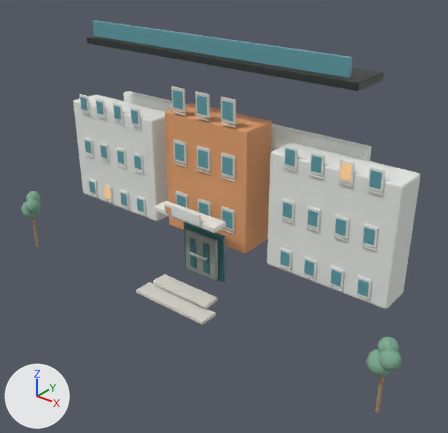
Two versions of the Blender file Assets/Blender/Sources/visma.blend, one commit apart.
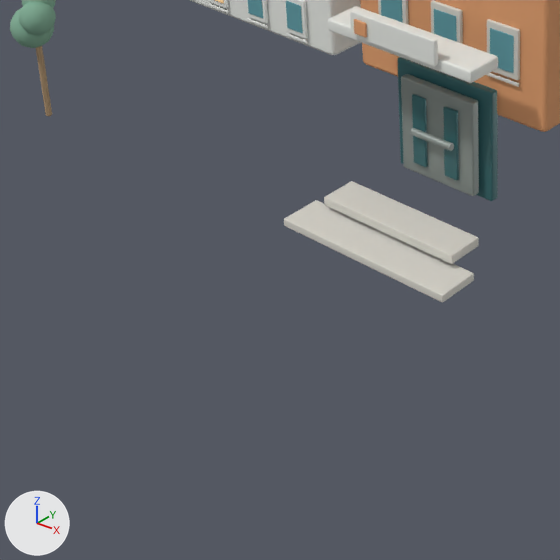
The first picture shows the older version from a 50 mm lens placed at (2.92, -3.58, 2.87), pointed at (0.27, -0.27, 0.82). The close-ups show the older and then the newer version on the part from 4% to 56% of the width and 46% to 100% of the height of that picture. Only the edits that show in the close-ups are written down. Arrows for +X, +Y and +Z are at lower left; the lights stay in place.

Names of what the first close-up shows: 'LM_Visma_CentralWindow_0_2_Frame', 'LM_Visma_CentralWindow_0_2_Glass', 'LM_Visma_EntranceCanopy', 'LM_Visma_EntranceDoor_Frame', 'LM_Visma_EntranceDoor_LeftGlass', 'LM_Visma_EntranceSteps_Lower', 'LM_Visma_EntranceSteps_Upper', 'LM_Visma_FrontTree_Left_Crown_A', 'LM_Visma_FrontTree_Left_Crown_B', 'LM_Visma_FrontTree_Left_Crown_C', 'LM_Visma_GlassEntrance_Recess', 'LM_Visma_LeftWing_Facade', 'LM_Visma_OrangeCentralVolume', 'LM_Visma_SignBoard', 'LM_Visma_SignMark' and 16 more.
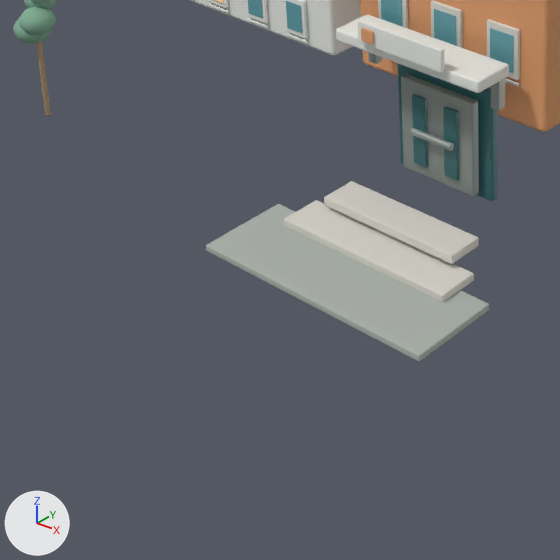
Diff of the bpy script that builds the scene:
```diff
--- a/Assets/Blender/Sources/visma.blend.py
+++ b/Assets/Blender/Sources/visma.blend.py
@@ ob_lm_visma_entrancecanopy @@
 ob_lm_visma_entrancecanopy.parent = ob_lm_visma_root
-ob_lm_visma_entrancecanopy.location = (0.0, -0.36, 0.78)
+ob_lm_visma_entrancecanopy.location = (0.0, -0.315, 0.73)
 _m = ob_lm_visma_entrancecanopy.modifiers.new('LM_Visma_EntranceCanopy_Bevel', 'BEVEL')
@@ ob_lm_visma_signboard @@
 ob_lm_visma_signboard.parent = ob_lm_visma_root
-ob_lm_visma_signboard.location = (0.0, -0.442, 0.83)
+ob_lm_visma_signboard.location = (0.0, -0.41, 0.79)
 _m = ob_lm_visma_signboard.modifiers.new('LM_Visma_SignBoard_Bevel', 'BEVEL')
@@ ob_lm_visma_signmark @@
 ob_lm_visma_signmark.parent = ob_lm_visma_root
-ob_lm_visma_signmark.location = (-0.13, -0.457, 0.83)
+ob_lm_visma_signmark.location = (-0.13, -0.425, 0.79)
 _m = ob_lm_visma_signmark.modifiers.new('LM_Visma_SignMark_Bevel', 'BEVEL')
@@ ob_lm_visma_fronttree_left_crown_a @@
 ob_lm_visma_fronttree_left_crown_a.parent = ob_lm_visma_fronttree_left
-ob_lm_visma_fronttree_left_crown_a.location = (-1.805, -0.58, 0.39)
+ob_lm_visma_fronttree_left_crown_a.location = (-1.81, -0.575, 0.38)
 _m = ob_lm_visma_fronttree_left_crown_a.modifiers.new('LM_Visma_FrontTree_Left_Crown_A_WeightedNormals', 'WEIGHTED_NORMAL')
@@ ob_lm_visma_fronttree_left_crown_b @@
 ob_lm_visma_fronttree_left_crown_b.parent = ob_lm_visma_fronttree_left
-ob_lm_visma_fronttree_left_crown_b.location = (-1.745, -0.59, 0.45)
+ob_lm_visma_fronttree_left_crown_b.location = (-1.74, -0.595, 0.44)
 _m = ob_lm_visma_fronttree_left_crown_b.modifiers.new('LM_Visma_FrontTree_Left_Crown_B_WeightedNormals', 'WEIGHTED_NORMAL')
@@ ob_lm_visma_fronttree_left_crown_c @@
 ob_lm_visma_fronttree_left_crown_c.parent = ob_lm_visma_fronttree_left
-ob_lm_visma_fronttree_left_crown_c.location = (-1.78, -0.55, 0.5)
+ob_lm_visma_fronttree_left_crown_c.location = (-1.785, -0.54, 0.5)
 _m = ob_lm_visma_fronttree_left_crown_c.modifiers.new('LM_Visma_FrontTree_Left_Crown_C_WeightedNormals', 'WEIGHTED_NORMAL')
@@ ob_lm_visma_fronttree_left_crown_d @@
+ob_lm_visma_fronttree_left_crown_d = bpy.data.objects.new('LM_Visma_FrontTree_Left_Crown_D', me_lm_visma_fronttree_left_crown_d_mesh)  # a UV sphere (10 segments, 8 rings, poles along z) spanning x -0.0499..0.0499, y -0.0525..0.0525, z -0.0409..0.0409; in mat_mat_grass (greyish green #81ad95); modifiers WEIGHTED_NORMAL
+ob_lm_visma_fronttree_left_crown_d.parent = ob_lm_visma_fronttree_left
+ob_lm_visma_fronttree_left_crown_d.location = (-1.75, -0.555, 0.54)
@@ ob_lm_visma_entrypaving @@
+ob_lm_visma_entrypaving = bpy.data.objects.new('LM_Visma_EntryPaving', me_lm_visma_entrypaving_mesh)  # a box spanning x -0.48..0.48, y -0.17..0.17, z -0.012..0.012; in mat_mat_stone (grey #adb5ad); modifiers BEVEL, WEIGHTED_NORMAL
+ob_lm_visma_entrypaving.parent = ob_lm_visma_root
+ob_lm_visma_entrypaving.location = (0.0, -0.72, 0.065)
@@ ob_lm_visma_canopywallbracket_right @@
+ob_lm_visma_canopywallbracket_right = bpy.data.objects.new('LM_Visma_CanopyWallBracket_Right', me_lm_visma_canopywallbracket_right_mesh)  # a box spanning x -0.018..0.018, y -0.018..0.018, z -0.075..0.075; in mat_mat_metal_mid (grey #959e99); modifiers BEVEL, WEIGHTED_NORMAL
+ob_lm_visma_canopywallbracket_right.parent = ob_lm_visma_root
+ob_lm_visma_canopywallbracket_right.location = (0.27, -0.245, 0.66)
@@ ob_lm_visma_canopywallbracket_left @@
+ob_lm_visma_canopywallbracket_left = bpy.data.objects.new('LM_Visma_CanopyWallBracket_Left', me_lm_visma_canopywallbracket_right_mesh.copy())  # modifiers BEVEL, WEIGHTED_NORMAL
+ob_lm_visma_canopywallbracket_left.parent = ob_lm_visma_root
+ob_lm_visma_canopywallbracket_left.location = (-0.27, -0.245, 0.66)
```

Where the change shows, as pixel boxes [x1, y1, x2, y2] in the close-ups (560 x 560 px):
'LM_Visma_EntryPaving', added: after [206, 204, 489, 362]
'LM_Visma_EntranceCanopy', moved: before [328, 6, 498, 83]; after [336, 15, 509, 93]
'LM_Visma_SignBoard', moved: before [350, 10, 438, 66]; after [357, 19, 445, 73]
'LM_Visma_FrontTree_Left_Crown_B', moved: before [19, 2, 56, 35]; after [19, 7, 56, 35]
'LM_Visma_FrontTree_Left_Crown_A', moved: before [10, 8, 54, 48]; after [13, 19, 52, 44]
'LM_Visma_CanopyWallBracket_Right', added: after [491, 78, 505, 111]
'LM_Visma_SignMark', moved: before [354, 19, 367, 38]; after [361, 28, 374, 44]
'LM_Visma_FrontTree_Left_Crown_C', moved: before [22, 0, 56, 8]; after [24, 0, 56, 9]
'LM_Visma_CanopyWallBracket_Left', added: after [369, 53, 382, 64]
'LM_Visma_FrontTree_Left_Crown_D', added: after [31, 0, 51, 4]
